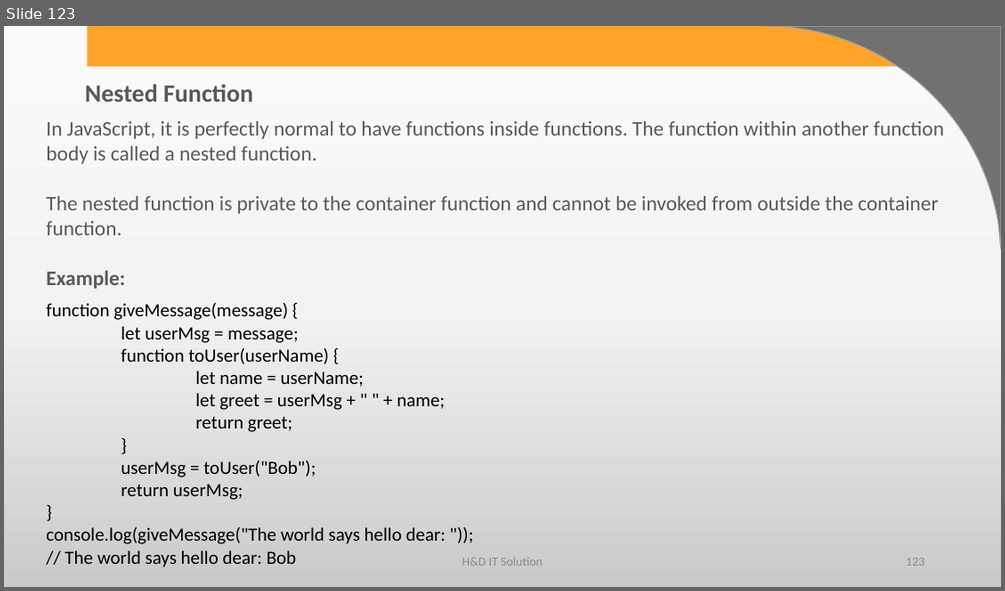
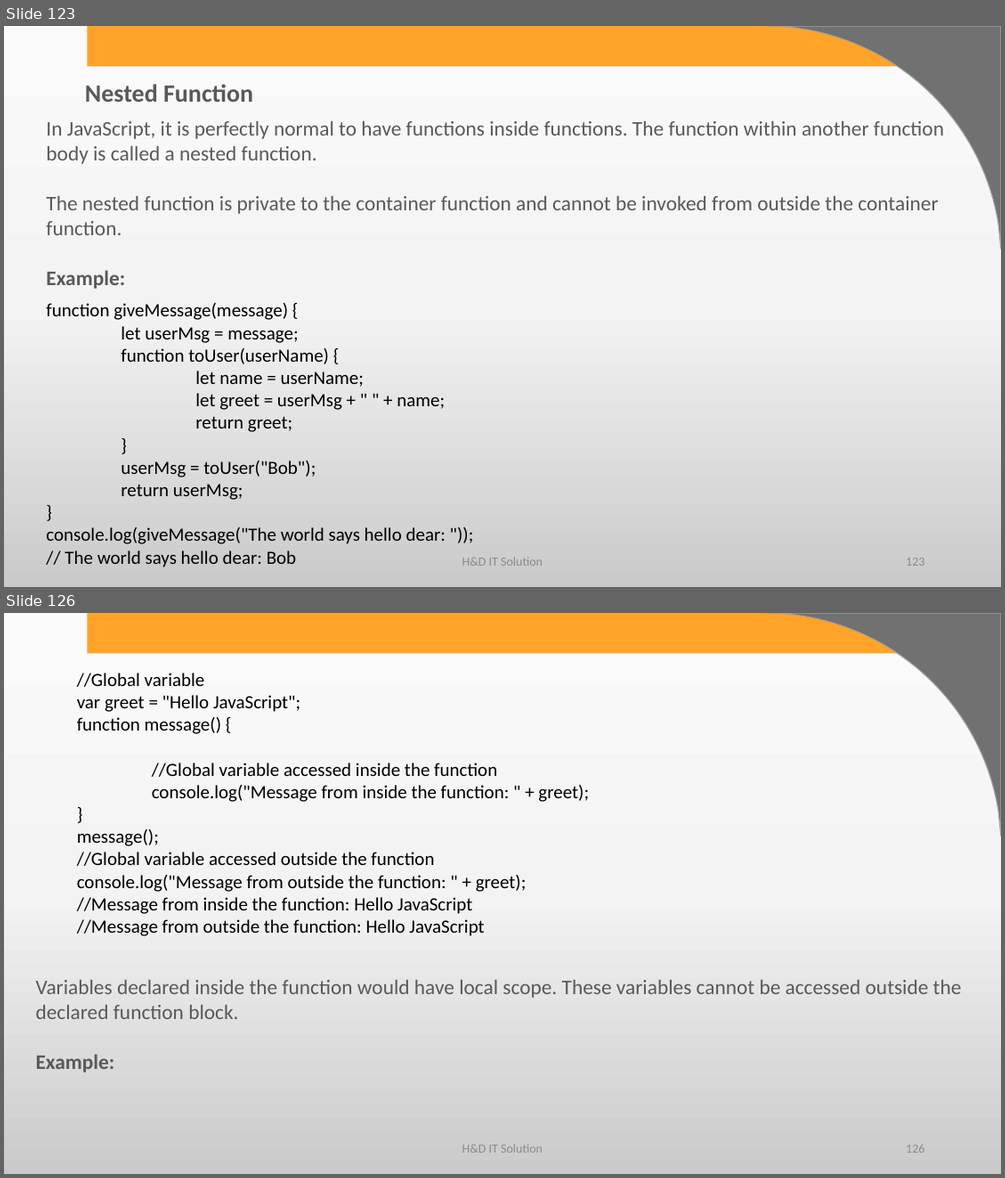
Before and after one commit to harshadasawant/javascript, a slide deck: ppt/JavaScript.pptx. Shown one above the other, each under a label of ours: slide 123 before the commit, slides 123 and 126 after it; the slides between them are not shown. The pictures are 1005x591 and 1005x1178 pixels, drawn with LibreOffice and Linux fonts; fonts in the diff are those of the drawing; background and template pictures are left out. Boxes give left, top, right and bottom in pixels: in the first picture for what was removed or moved away, otherwise in the second. Text is boxed around its words. In the diff, an @@ line names an element or a change of style, - is before the commit and + after.

Commit message:
scope

```diff
--- a/ppt/JavaScript.pptx
+++ b/ppt/JavaScript.pptx
@@ slide 126 added at box(4, 613, 1001, 1174), background gradient #FBFBFB to #F4F4F4 to #CBCBCB; not listed: 2 template elements that a slide beside it also shows @@
@@ text added at box(77, 673, 589, 936), 18 pt, text #000000 @@
+//Global variable
+var greet = "Hello JavaScript";
+function message() {
+//Global variable accessed inside the function
+console.log("Message from inside the function: " + greet);
+}
+message();
+//Global variable accessed outside the function
+console.log("Message from outside the function: " + greet);
+//Message from inside the function: Hello JavaScript
+//Message from outside the function: Hello JavaScript
@@ text added at box(36, 980, 962, 1072), 20 pt, text #595959 @@
+Variables declared inside the function would have local scope. These variables cannot be accessed outside the declared function block.
+Example:
@@ text added at box(462, 1143, 542, 1152), 12 pt, text #8C8C8C @@
+H&D IT Solution
@@ page number added at box(906, 1144, 924, 1152), 12 pt, text #8C8C8C @@
+126
```
Also in this commit, not shown: 2 slides changed, 11 other slides added, 2 other files.
